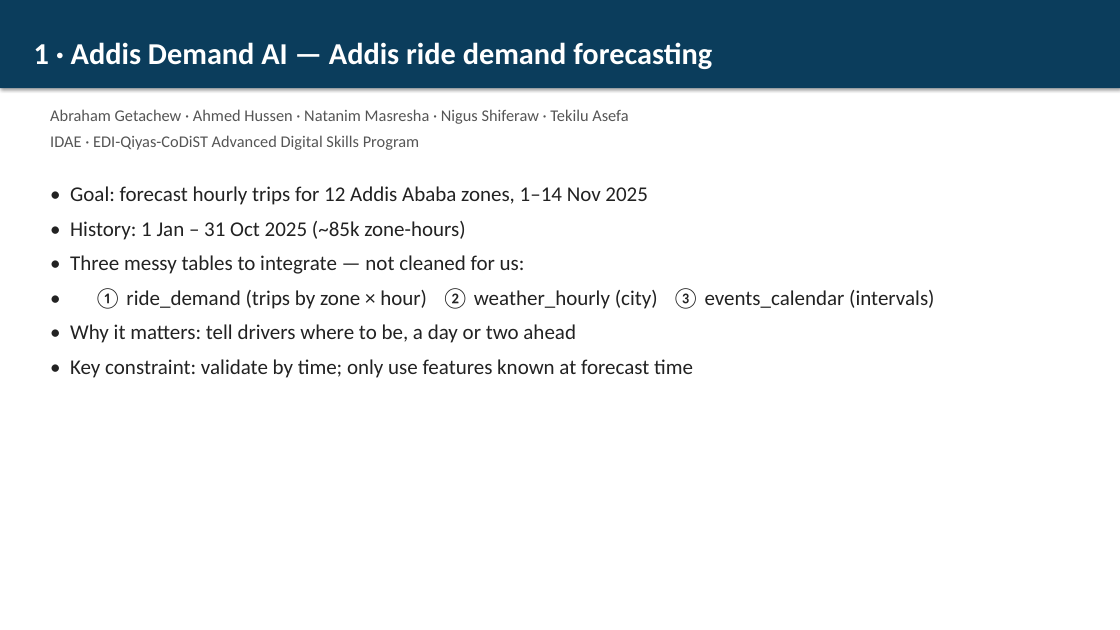
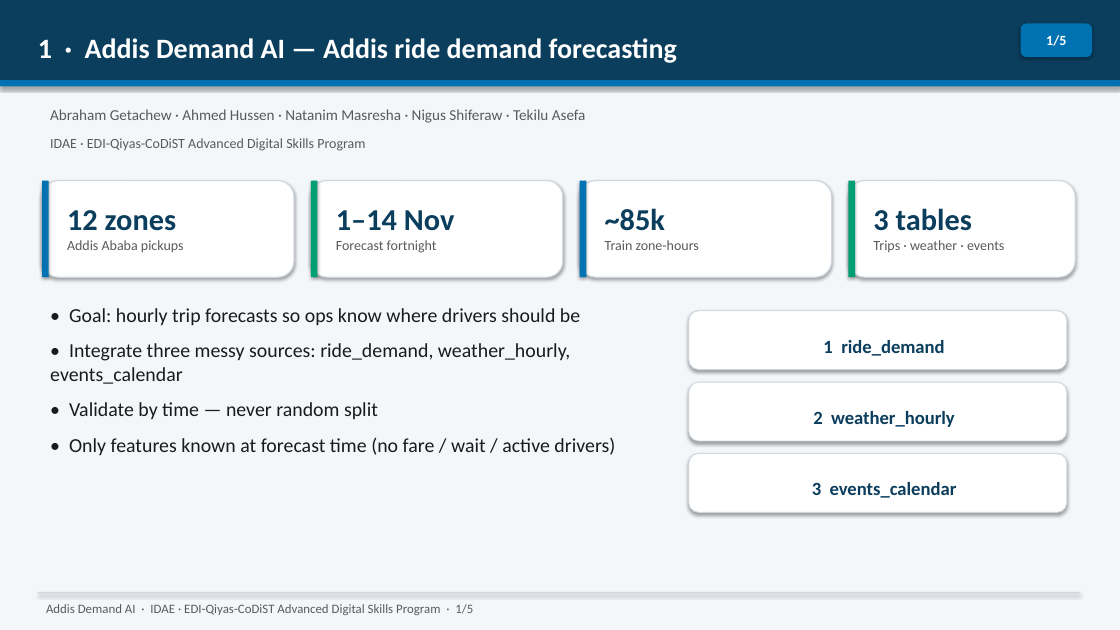
Before and after one commit to kncod/EthioMobility-AI-final, a slide deck: slide 1 of presentation/team_addis_demand_ai_slides.pptx. Drawn at 1120x630 pixels with LibreOffice and Linux fonts; fonts in the diff are those of the drawing. Boxes give left, top, right and bottom in pixels: in the first picture for what was removed or moved away, otherwise in the second. Text is boxed around its words. In the diff, an @@ line names an element or a change of style, - is before the commit and + after.

```diff
--- a/presentation/team_addis_demand_ai_slides.pptx
+++ b/presentation/team_addis_demand_ai_slides.pptx
@@ rectangle "1 · Addis Demand AI ..." resized from (x1=0, y1=0, x2=1120, y2=88) to (x1=0, y1=0, x2=1120, y2=80) @@
@@ rectangle "1 · Addis Demand AI ..." at (x1=0, y1=0, x2=1120, y2=80): size 26 to 24 pt @@
@@ rectangle added at (x1=0, y1=0, x2=1120, y2=630), fill #F4F7FA @@
@@ rounded rectangle added at (x1=1021, y1=24, x2=1092, y2=57), fill #0072B2, 12 pt, text #FFFFFF, bold @@
+1/5
@@ rectangle added at (x1=0, y1=80, x2=1120, y2=87), fill #0072B2 @@
@@ text "Abraham Getachew · Ahmed Hussen ..." at (x1=50, y1=109, x2=586, y2=123): size 14 to 13 pt, text colour #555555 to #5A5A5A; less space between paragraphs @@
@@ text at (x1=50, y1=135, x2=419, y2=150): paragraph removed @@
-IDAE · EDI-Qiyas-CoDiST Advanced Digital Skills Program
@@ text added at (x1=50, y1=138, x2=365, y2=151), 12 pt, text #5A5A5A @@
+IDAE · EDI-Qiyas-CoDiST Advanced Digital Skills Program
@@ rounded rectangle added at (x1=42, y1=181, x2=294, y2=277), fill #FFFFFF, outline #D0D7DE 1 pt @@
@@ rectangle added at (x1=42, y1=181, x2=49, y2=277), fill #0072B2 @@
@@ text removed at (x1=70, y1=186, x2=934, y2=378) @@
-• Goal: forecast hourly trips for 12 Addis Ababa zones, 1–14 Nov 2025
-• History: 1 Jan – 31 Oct 2025 (~85k zone-hours)
-• Three messy tables to integrate — not cleaned for us:
-• ① ride_demand (trips by zone × hour) ② weather_hourly (city) ③ events_calendar (intervals)
-• Why it matters: tell drivers where to be, a day or two ahead
-• Key constraint: validate by time; only use features known at forecast time
@@ rounded rectangle added at (x1=311, y1=181, x2=563, y2=277), fill #FFFFFF, outline #D0D7DE 1 pt @@
@@ rectangle added at (x1=311, y1=181, x2=318, y2=277), fill #009E73 @@
@@ rounded rectangle added at (x1=580, y1=181, x2=832, y2=277), fill #FFFFFF, outline #D0D7DE 1 pt @@
@@ rectangle added at (x1=580, y1=181, x2=586, y2=277), fill #0072B2 @@
@@ text added at (x1=605, y1=208, x2=699, y2=250), 12 pt, text #5A5A5A @@
+~85k
+Train zone-hours
@@ rounded rectangle added at (x1=849, y1=181, x2=1075, y2=277), fill #FFFFFF, outline #D0D7DE 1 pt @@
@@ rectangle added at (x1=849, y1=181, x2=855, y2=277), fill #009E73 @@
@@ text added at (x1=873, y1=208, x2=1004, y2=252), 12 pt, text #5A5A5A @@
+3 tables
+Trips · weather · events
@@ text added at (x1=67, y1=210, x2=184, y2=252), 12 pt, text #5A5A5A @@
+12 zones
+Addis Ababa pickups
@@ text added at (x1=336, y1=210, x2=455, y2=253), 12 pt, text #5A5A5A @@
+1–14 Nov
+Forecast fortnight
@@ text added at (x1=50, y1=308, x2=615, y2=455), 17 pt, text #1A1A1A @@
+• Goal: hourly trip forecasts so ops know where drivers should be
+• Integrate three messy sources: ride_demand, weather_hourly, events_calendar
+• Validate by time — never random split
+• Only features known at forecast time (no fare / wait / active drivers)
@@ rounded rectangle added at (x1=689, y1=311, x2=1067, y2=370), fill #FFFFFF, outline #D0D7DE 0.75 pt, 16 pt, text #0B3D5C, bold @@
+1 ride_demand
@@ rounded rectangle added at (x1=689, y1=382, x2=1067, y2=441), fill #FFFFFF, outline #D0D7DE 0.75 pt, 16 pt, text #0B3D5C, bold @@
+2 weather_hourly
@@ rounded rectangle added at (x1=689, y1=454, x2=1067, y2=513), fill #FFFFFF, outline #D0D7DE 0.75 pt, 16 pt, text #0B3D5C, bold @@
+3 events_calendar
@@ rectangle added at (x1=38, y1=592, x2=1080, y2=593), fill #D0D7DE @@
@@ text added at (x1=46, y1=604, x2=473, y2=615), 11 pt, text #5A5A5A @@
+Addis Demand AI · IDAE · EDI-Qiyas-CoDiST Advanced Digital Skills Program · 1/5
```
Also in this commit, not shown: 4 other slides changed.
